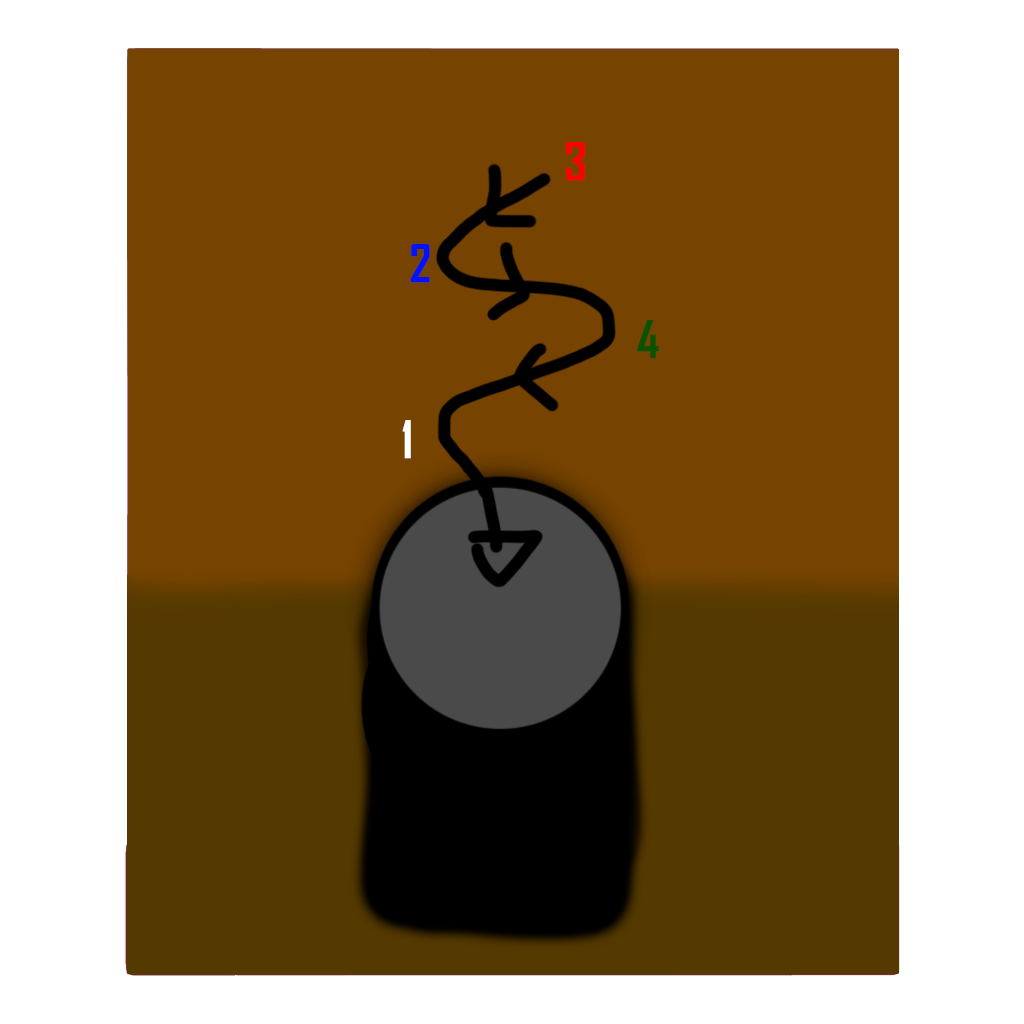
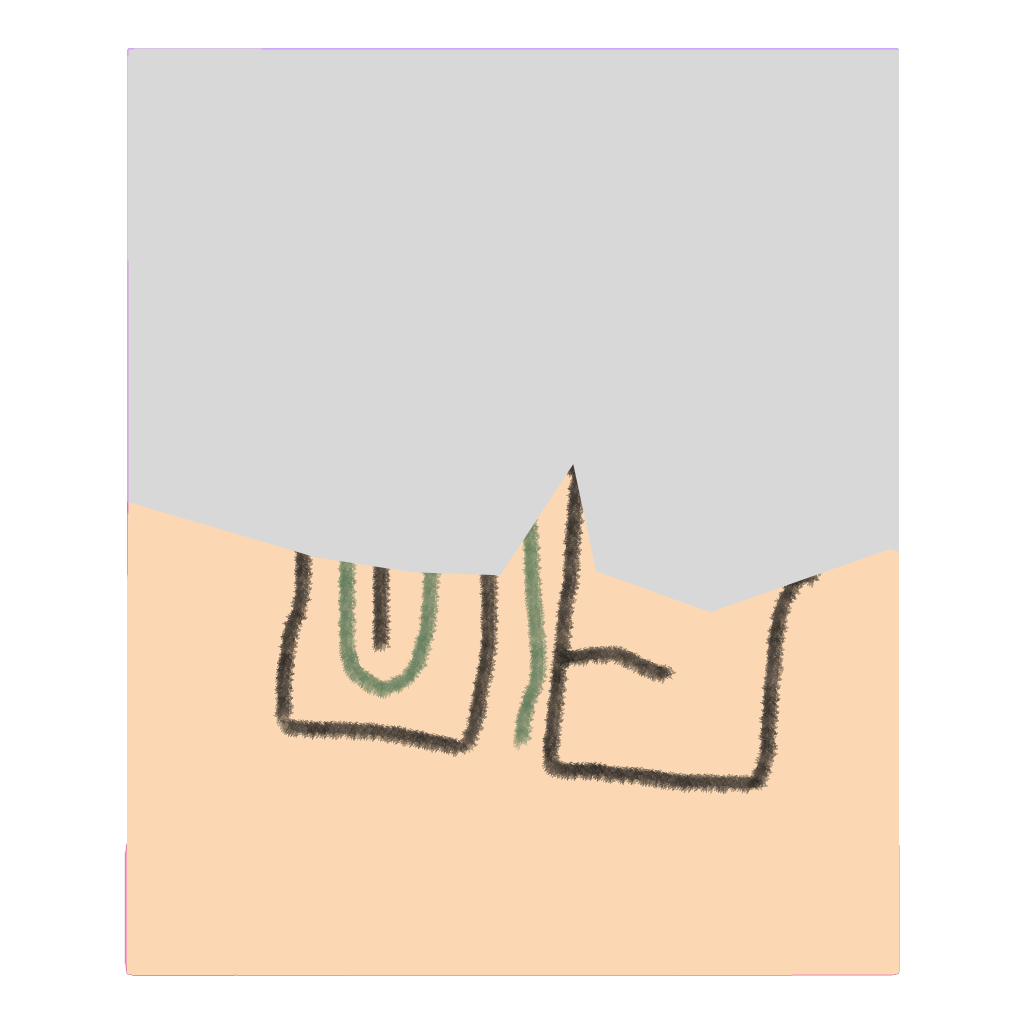
Layers edited between the first and the second 1024 x 1024 image:
added group "Puzzle4" with 4 layers above "Puzzle3" over (124, 48, 900, 976)
added layer "Ebene 4" in group "Puzzle4" over (337, 60, 719, 751)
added layer "Ebene 3" in group "Puzzle4" over (273, 232, 830, 794)
added layer "Painting_FullVersion" in group "Puzzle4" over (124, 48, 900, 976)
hid group "Puzzle3" (6 layers) over (124, 48, 900, 976)
painted on "1" over (395, 367, 414, 459)
painted on "4" over (625, 278, 669, 359)
painted on "2" over (399, 202, 439, 283)
painted on "3" over (554, 100, 594, 181)
added layer "Painting_$" above "Painting_Template (Copy to create new Painting)" over (124, 48, 900, 976)
